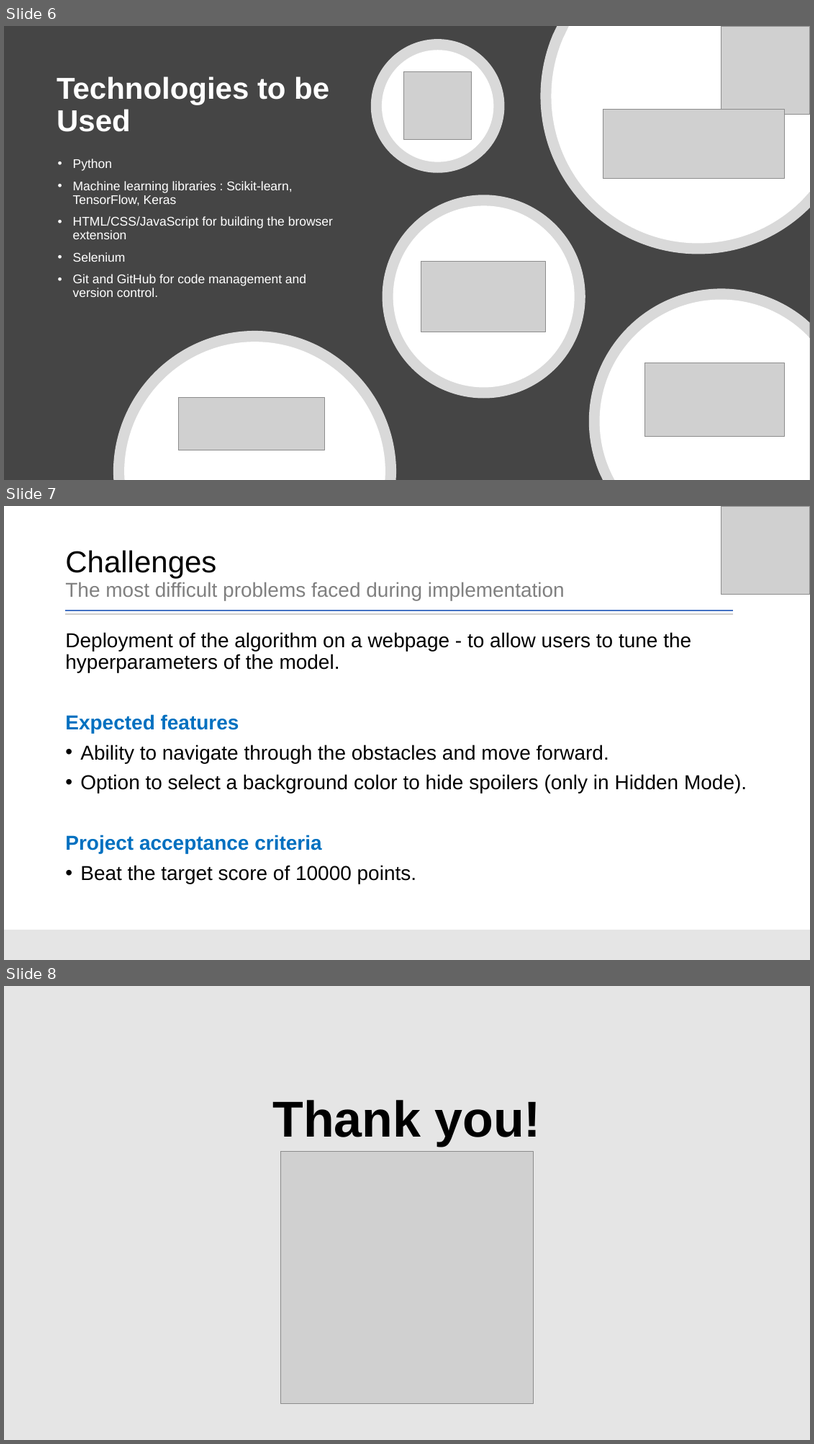
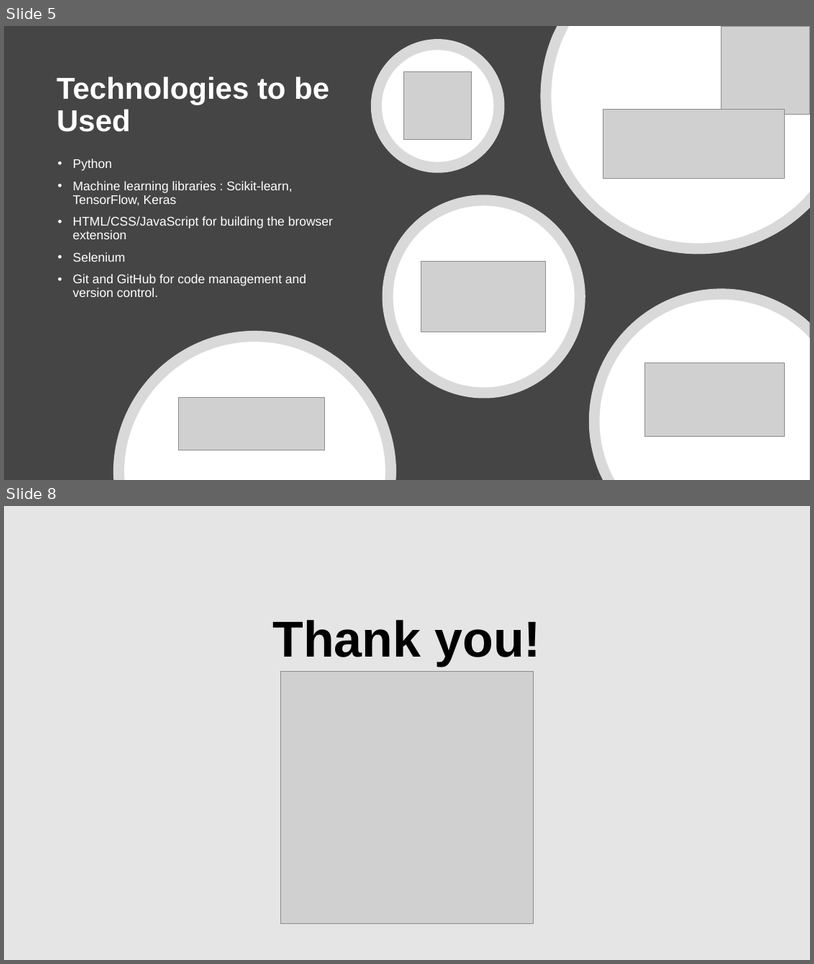
Before and after one commit to radroid/train-o-dino, a slide deck: docs/ppt/Final Presentation.pptx. Shown one above the other, each under a label of ours: slides 6, 7 and 8 before the commit, slides 5 and 8 after it; the slides between them are not shown. The pictures are 814x1444 and 814x964 pixels, drawn with LibreOffice and Linux fonts; fonts in the diff are those of the drawing; grey boxes stand for pictures. Boxes give left, top, right and bottom in pixels: in the first picture for what was removed or moved away, otherwise in the second. Text is boxed around its words. In the diff, an @@ line names an element or a change of style, - is before the commit and + after.

```diff
--- a/docs/ppt/Final Presentation.pptx
+++ b/docs/ppt/Final Presentation.pptx
@@ slide 7 removed at [4,506,810,960], background #FFFFFF @@
@@ title removed at [65,550,565,600] @@
-Challenges
-The most difficult problems faced during implementation
@@ text removed at [65,632,747,883] @@
-Deployment of the algorithm on a webpage - to allow users to tune the hyperparameters of the model.
-Expected features
-• Ability to navigate through the obstacles and move forward.
-• Option to select a background color to hide spoilers (only in Hidden Mode).
-Project acceptance criteria
-• Beat the target score of 10000 points.
@@ group removed at [4,506,810,960]: 2 lines, 1 picture, 1 rectangle @@
@@ what was slide 6 is now slide 5 @@
```
Also in this commit, not shown: 2 slides changed, 2 slides added, 1 other slide removed.
